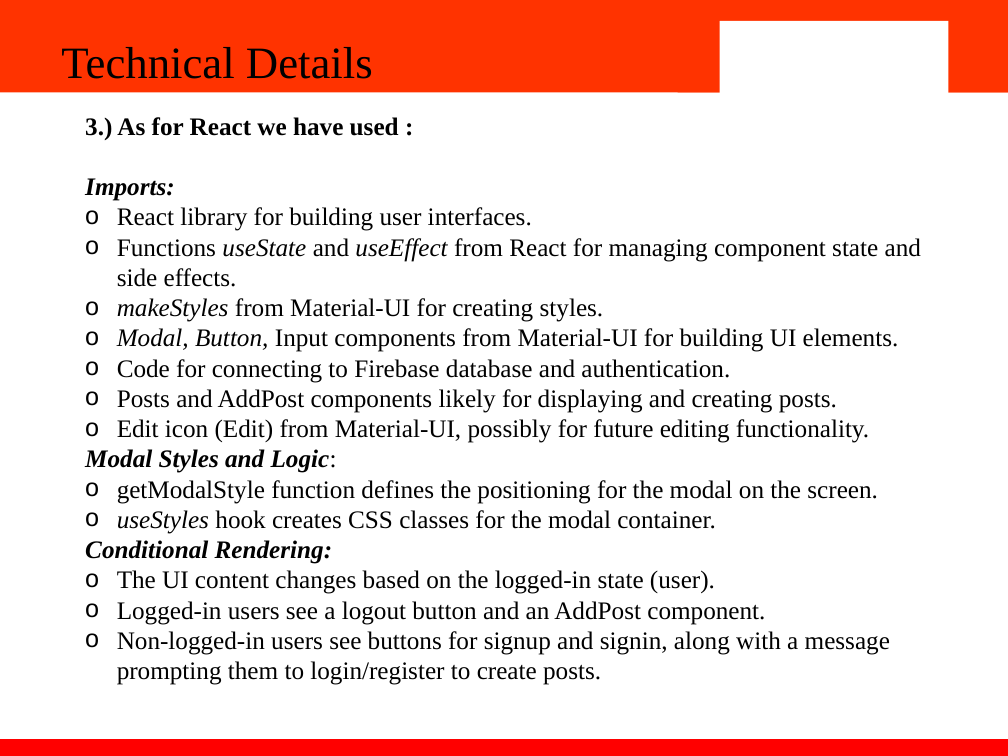
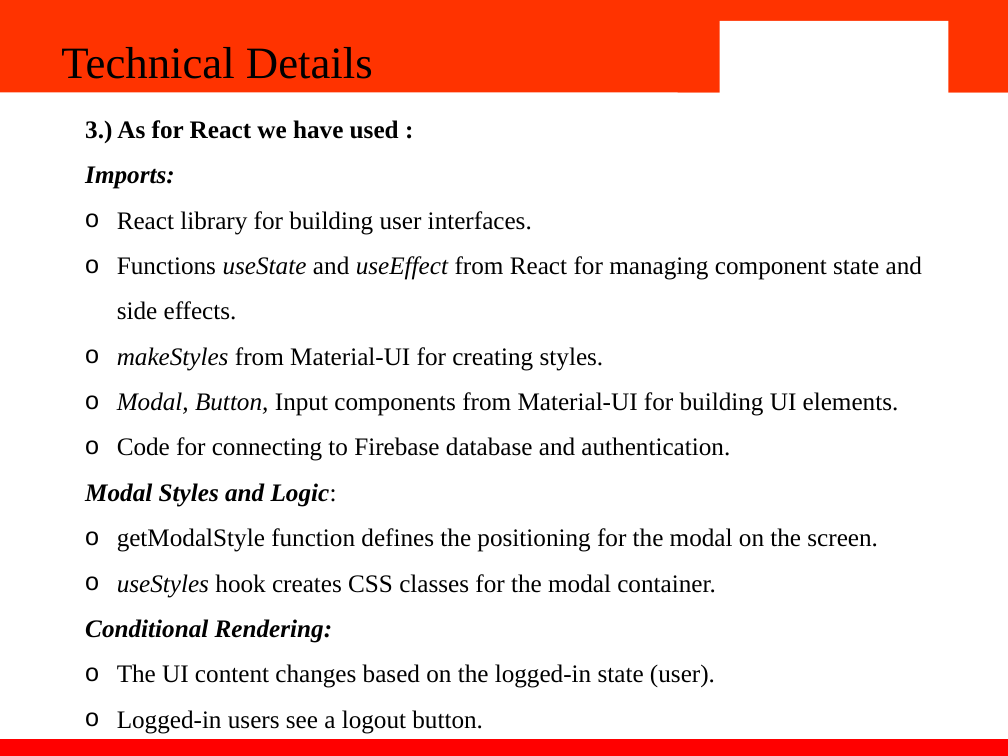
Before and after one commit to CosmosElement77/React-Insta-Clone, a slide deck: slide 6 of Insta clone.pptx. Drawn at 1008x756 pixels with LibreOffice and Linux fonts; fonts in the diff are those of the drawing; background and template pictures are left out. Boxes give left, top, right and bottom in pixels: in the first picture for what was removed or moved away, otherwise in the second. Text is boxed around its words. In the diff, an @@ line names an element or a change of style, - is before the commit and + after.

```diff
--- a/Insta clone.pptx
+++ b/Insta clone.pptx
@@ text at box(85, 120, 922, 688): alignment left to justified; line spacing 1 to 1.5 @@
@@ text at box(117, 389, 869, 443): paragraphs removed @@
-o Posts and AddPost components likely for displaying and creating posts.
-o Edit icon (Edit) from Material-UI, possibly for future editing functionality.
@@ text at box(117, 710, 483, 734): text changed @@
-o Logged-in users see a logout button and an AddPost component.
-o Non-logged-in users see buttons for signup and signin, along with a message prompting them to login/register to create posts.
+o Logged-in users see a logout button.
```
Also in this commit, not shown: 4 other slides changed, 3 slides added, 1 other file.
